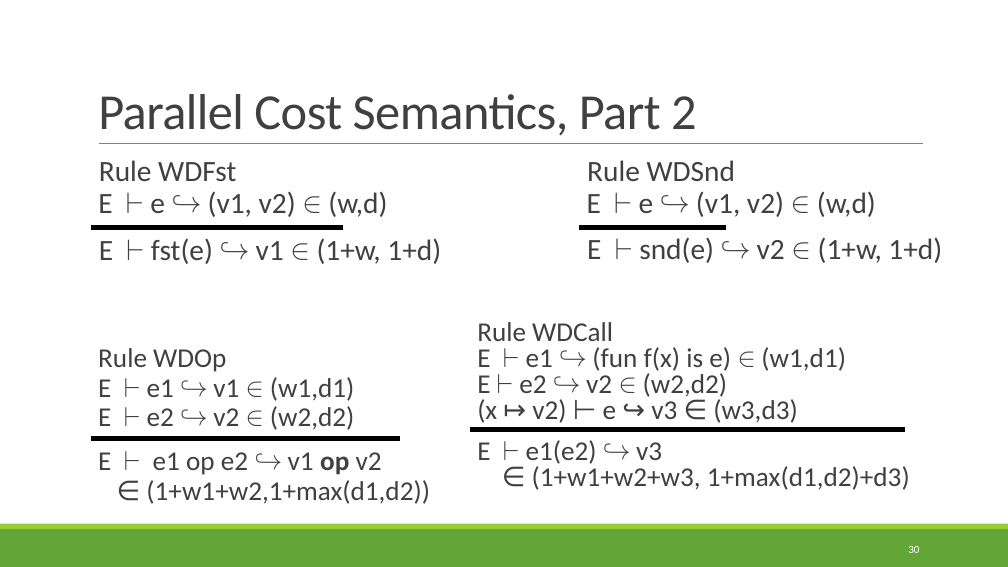
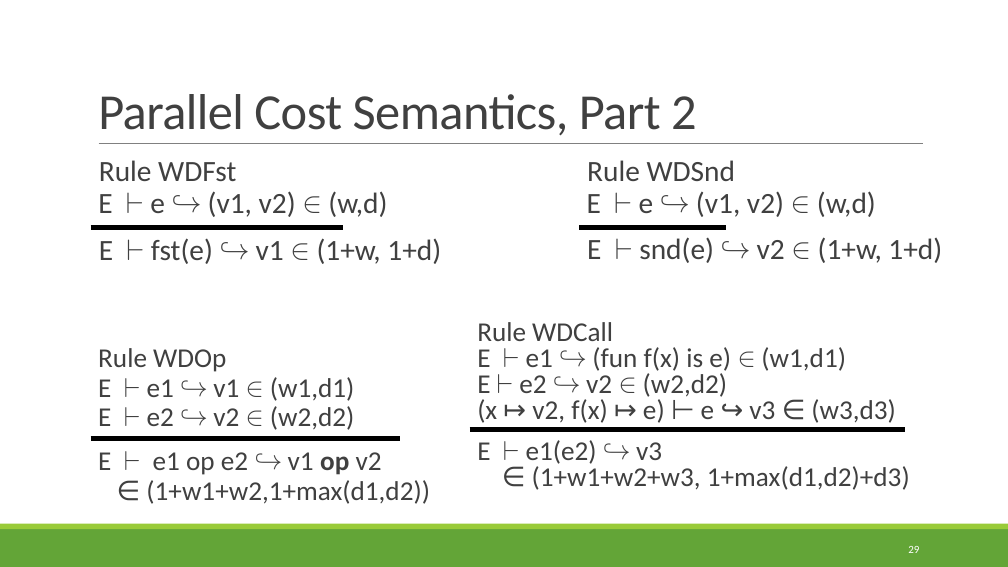
Before and after one commit to rbohrer/pl-course, a slide deck: slide 29 of LectureSlides/15ParallelFunctional.pptx (slide 30 before the commit). Drawn at 1008x567 pixels with LibreOffice and Linux fonts; fonts in the diff are those of the drawing. Boxes give left, top, right and bottom in pixels: in the first picture for what was removed or moved away, otherwise in the second. Text is boxed around its words. In the diff, an @@ line names an element or a change of style, - is before the commit and + after.

```diff
--- a/LectureSlides/15ParallelFunctional.pptx
+++ b/LectureSlides/15ParallelFunctional.pptx
@@ text at [477,322,896,423]: text changed @@
-  Rule WDCall
-  E ⊢ e1 ↪ (fun f(x) is e) ∈ (w1,d1)
-  E ⊢ e2 ↪ v2 ∈ (w2,d2)
-  (x ↦ v2) ⊢ e ↪ v3 ∈ (w3,d3)
+  Rule WDCall
+  E ⊢ e1 ↪ (fun f(x) is e) ∈ (w1,d1)
+  E ⊢ e2 ↪ v2 ∈ (w2,d2)
+  (x ↦ v2, f(x) ↦ e) ⊢ e ↪ v3 ∈ (w3,d3)
@@ page number at [908,546,919,553]: text changed @@
-30
+29
```
Also in this commit, not shown: 4 other slides changed, 1 slide removed, 15 other files.
